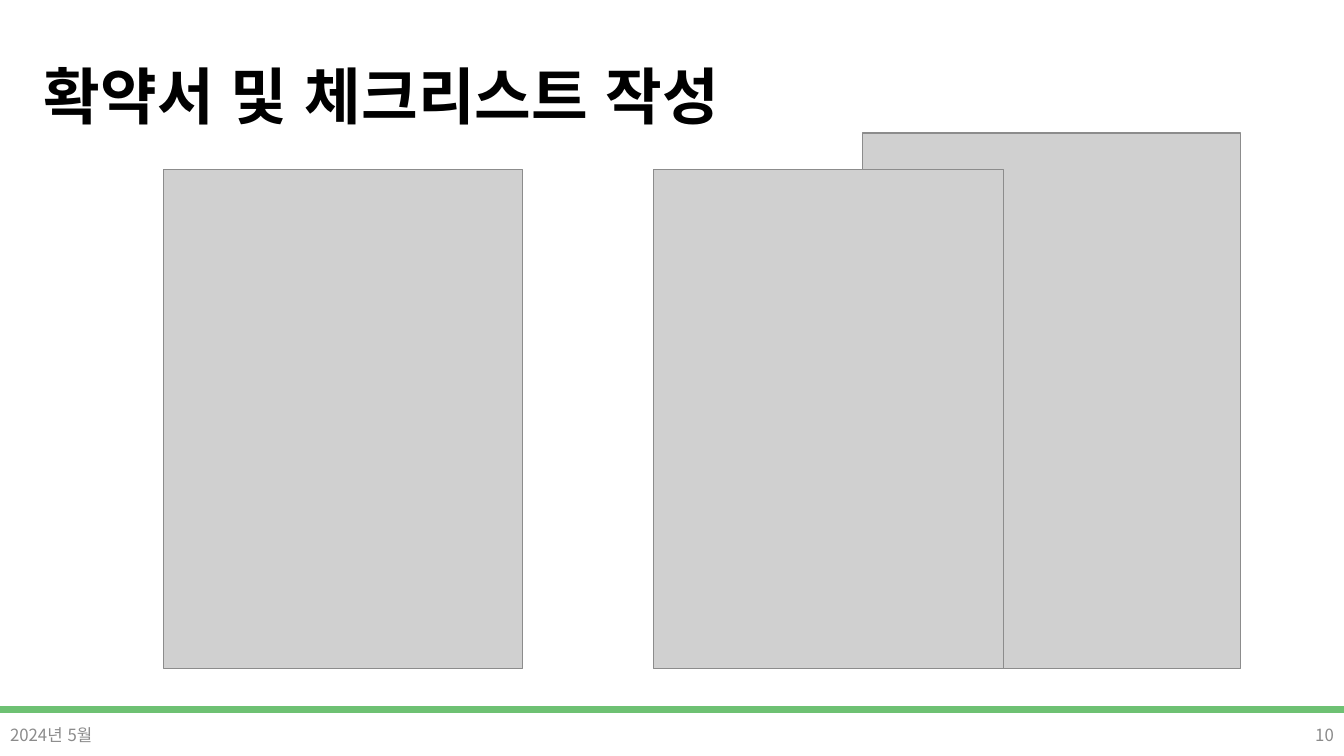
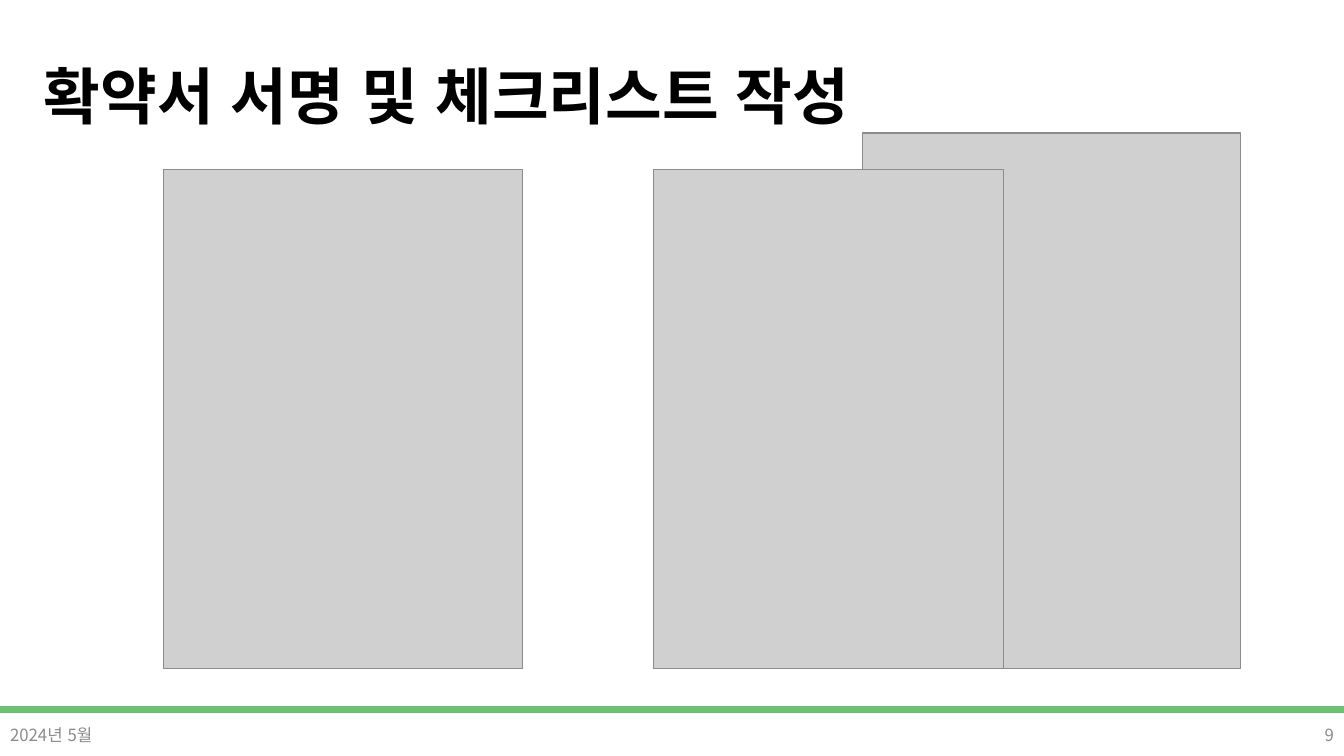
Before and after one commit to DevDamon0527/SeSAC_Yeongdeungpo_Campus_6th, a slide deck: slide 9 of material/[SeSAC_YDP_6] 01_ot,git.pptx (slide 10 before the commit). Drawn at 1344x756 pixels with LibreOffice and Linux fonts; fonts in the diff are those of the drawing; grey boxes stand for pictures; background and template pictures are left out. Boxes give left, top, right and bottom in pixels: in the first picture for what was removed or moved away, otherwise in the second. Text is boxed around its words. In the diff, an @@ line names an element or a change of style, - is before the commit and + after.

```diff
--- a/material/[SeSAC_YDP_6] 01_ot,git.pptx
+++ b/material/[SeSAC_YDP_6] 01_ot,git.pptx
@@ title at <box>44,67,849,125</box>: text changed @@
-확약서 및 체크리스트 작성
+확약서 서명 및 체크리스트 작성
@@ page number at <box>1325,728,1334,741</box>: text changed @@
-10
+9
```
Also in this commit, not shown: 12 other slides changed, 1 slide added, 4 slides removed.
